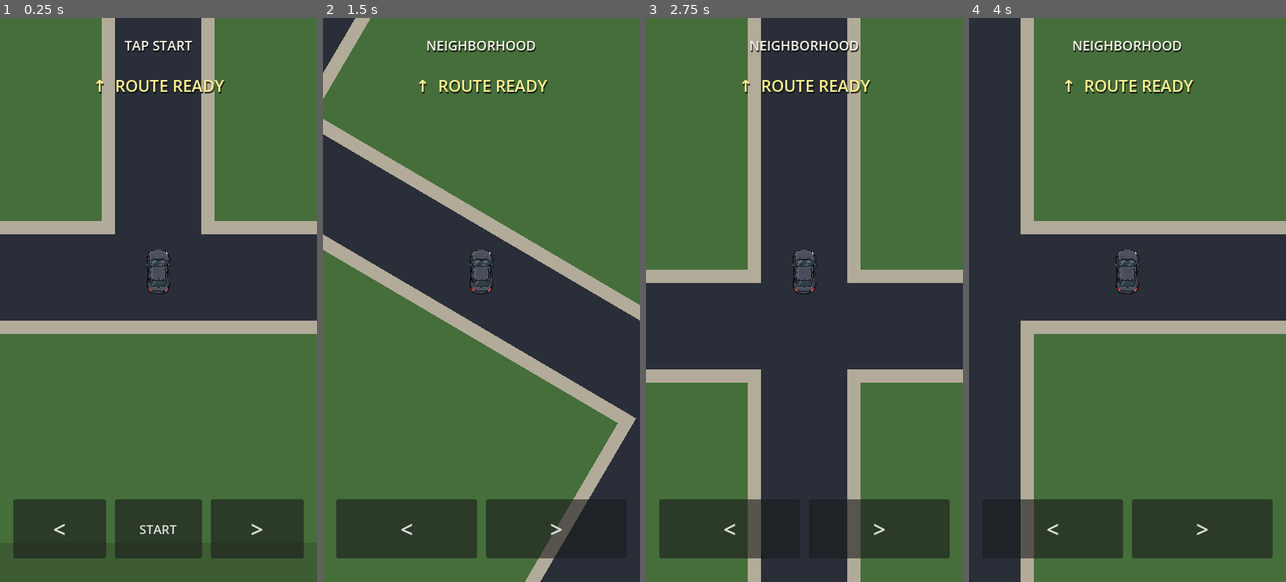
Above: before the commit, frames 1-4 (left to right).
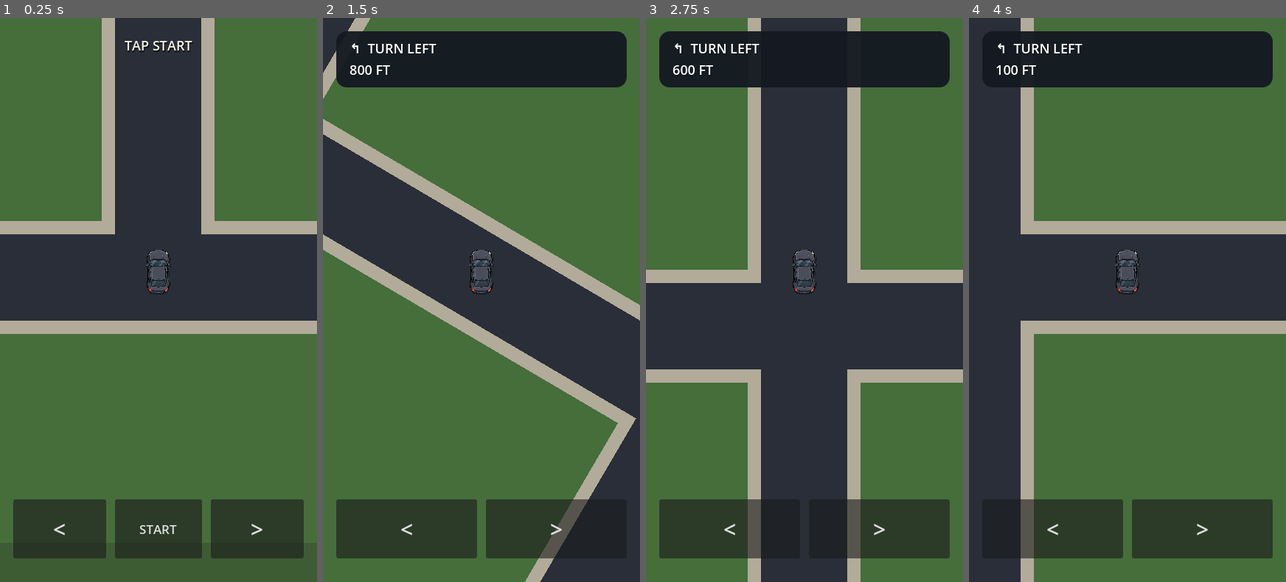
Above: after the commit, the same moments.

Repository: patrickcallahancomedy/comedian
Game: Godot game, scene res://scenes/drive/drive_module.tscn
The game is run twice, just before and just after one commit, with the same random seed, the same clock (stepped at 60 frames per second) and the same inputs.
Inputs (mouse positions are in pixels of both pictures, inside the frame that each line leads up to):
- Up to frame 1 (0.25 s): no input
- Up to frame 2 (1.5 s): click "START" at 0.5 s; tap Enter (ui_accept) at 1.25 s; move the mouse to (551, 271) at 1.27 s; hold Right from 1.28 s (still down); tap Space at 1.35 s; click (551, 271) at 1.42 s
- Up to frame 3 (2.75 s): tap Enter (ui_accept) at 1.52 s; release Right at 2 s; drag from (741, 328) to (788, 412) at 2.02 s
- Up to frame 4 (4 s): move the mouse to (1159, 175) at 2.77 s; hold Right 2.78-3.5 s; tap Space at 2.85 s; drag from (1111, 412) to (1032, 215) at 3.52 s

The runs differ from the first frame. In frame 1, 0.5% of the frame differs, in the area x 30-71%, y 10-14%; in frame 2, 9.1%, in the area x 4-96%, y 2-14%; in frame 3, 7.0%; in frame 4, 8.1%.
Error before the commit: Parse Error: Cannot infer the type of "gate_distance" variable because the value doesn't have a set type. (res://scripts/drive/drive_navigation.gd:132)

Commit message:
Fix GPS card strict typing

Diff:
--- a/godot/scripts/drive/drive_navigation.gd
+++ b/godot/scripts/drive/drive_navigation.gd
@@ -33,7 +33,7 @@
 	add_theme_constant_override("shadow_offset_y", 1)
 	add_theme_constant_override("outline_size", 0)
 
-	var panel := StyleBoxFlat.new()
+	var panel: StyleBoxFlat = StyleBoxFlat.new()
 	panel.bg_color = Color(0.08, 0.10, 0.13, 0.96)
 	panel.corner_radius_top_left = 14
 	panel.corner_radius_top_right = 14
@@ -73,7 +73,7 @@
 
 
 func _apply_card_rect(top: float) -> void:
-	var viewport_width := size.x
+	var viewport_width: float = size.x
 	if get_parent() is Control:
 		viewport_width = (get_parent() as Control).size.x
 	offset_left = CARD_SIDE_MARGIN
@@ -111,7 +111,7 @@
 	if route.is_empty():
 		return "CONTINUE STRAIGHT"
 
-	var final_direction := (
+	var final_direction: Vector2i = (
 		MAP.NEIGHBORHOOD_GATE_SIDE
 		if neighborhood
 		else Vector2i.ZERO
@@ -120,8 +120,8 @@
 
 	if not turn_info.is_empty():
 		var turn_cell: Vector2i = turn_info.get("cell", Vector2i.ZERO)
-		var turn_name := String(turn_info.get("turn", ""))
-		var distance_world := _distance_along_route_to_cell(route, turn_cell)
+		var turn_name: String = String(turn_info.get("turn", ""))
+		var distance_world: float = _distance_along_route_to_cell(route, turn_cell)
 		return "%s  TURN %s\n%s" % [
 			_turn_symbol(turn_name),
 			turn_name.to_upper(),
@@ -129,28 +129,28 @@
 		]
 
 	if neighborhood:
-		var gate_distance := drive.visual_world_position.distance_to(
+		var gate_distance: float = drive.visual_world_position.distance_to(
 			MAP.neighborhood_gate_outside_point()
 		)
 		return "↑  CONTINUE\nRAMP IN %s" % _format_distance(gate_distance)
 
-	var destination := drive._parking_stop_point()
-	var destination_distance := drive.visual_world_position.distance_to(destination)
+	var destination: Vector2 = drive._parking_stop_point()
+	var destination_distance: float = drive.visual_world_position.distance_to(destination)
 	if destination_distance <= 28.0:
 		return "P  PARK ON RIGHT\nDESTINATION"
 	return "↑  CONTINUE\nDESTINATION IN %s" % _format_distance(destination_distance)
 
 
 func _connector_one_instruction() -> String:
-	var distance_world := drive.visual_world_position.distance_to(
+	var distance_world: float = drive.visual_world_position.distance_to(
 		MAP.highway_entry_point()
 	)
 	return "↑  CONTINUE ON RAMP\nHIGHWAY IN %s" % _format_distance(distance_world)
 
 
 func _highway_instruction() -> String:
-	var exit_x := drive._highway_rect_for_lap(drive.highway_lap).end.x
-	var distance_world := maxf(0.0, exit_x - drive.visual_world_position.x)
+	var exit_x: float = drive._highway_rect_for_lap(drive.highway_lap).end.x
+	var distance_world: float = maxf(0.0, exit_x - drive.visual_world_position.x)
 
 	if drive.highway_lane < MAP.HIGHWAY_EXIT_LANE:
 		return "↱  KEEP RIGHT\nEXIT IN %s" % _format_distance(distance_world)
@@ -159,22 +159,22 @@
 
 
 func _connector_two_instruction() -> String:
-	var distance_world := drive.visual_world_position.distance_to(
+	var distance_world: float = drive.visual_world_position.distance_to(
 		drive._city_entry_point()
 	)
 	return "↑  TAKE EXIT RAMP\nCITY IN %s" % _format_distance(distance_world)
 
 
 func _format_distance(world_distance: float) -> String:
-	var feet := maxi(0, int(round(world_distance * FEET_PER_WORLD_UNIT)))
+	var feet: int = maxi(0, int(round(world_distance * FEET_PER_WORLD_UNIT)))
 	if feet <= 25:
 		return "NOW"
-	var rounded := maxi(
+	var rounded: int = maxi(
 		DISTANCE_ROUNDING_FT,
 		int(round(float(feet) / DISTANCE_ROUNDING_FT)) * DISTANCE_ROUNDING_FT
 	)
 	if rounded >= 1000:
-		var miles := float(rounded) / 5280.0
+		var miles: float = float(rounded) / 5280.0
 		if miles >= 0.2:
 			return "%.1f MI" % miles
 	return "%d FT" % rounded
@@ -220,7 +220,7 @@
 func _route_world_points(route: Array[Vector3i]) -> PackedVector2Array:
 	var points := PackedVector2Array([drive.visual_world_position])
 	for state in route:
-		var cell := Vector2i(state.x, state.y)
+		var cell: Vector2i = Vector2i(state.x, state.y)
 		var world_position: Vector2 = (
 			MAP.neighborhood_cell_center(cell)
 			if drive.road_kind == "neighborhood"
@@ -239,11 +239,11 @@
 	if points.size() < 2:
 		return 0.0
 
-	var distance := 0.0
-	var point_index := 1
+	var distance: float = 0.0
+	var point_index: int = 1
 
 	for state in route:
-		var cell := Vector2i(state.x, state.y)
+		var cell: Vector2i = Vector2i(state.x, state.y)
 		var world_position: Vector2 = (
 			MAP.neighborhood_cell_center(cell)
 			if drive.road_kind == "neighborhood"
@@ -251,7 +251,7 @@
 		)
 
 		if point_index < points.size():
-			var previous := points[point_index - 1]
+			var previous: Vector2 = points[point_index - 1]
 			if previous.distance_to(world_position) > 0.5:
 				distance += previous.distance_to(world_position)
 				point_index += 1
@@ -291,11 +291,11 @@
 	var found := false
 
 	while queue_index < queue.size():
-		var state := queue[queue_index]
+		var state: Vector3i = queue[queue_index]
 		queue_index += 1
 
-		var cell := Vector2i(state.x, state.y)
-		var state_heading := _direction_from_index(state.z)
+		var cell: Vector2i = Vector2i(state.x, state.y)
+		var state_heading: Vector2i = _direction_from_index(state.z)
 
 		if cell == goal_cell:
 			goal_state = state
@@ -303,7 +303,7 @@
 			break
 
 		for next_heading in _ordered_directions(state_heading):
-			var next_cell := cell + next_heading
+			var next_cell: Vector2i = cell + next_heading
 			if not _cell_inside(next_cell, grid_size):
 				continue
 			if (
@@ -312,7 +312,7 @@
 			):
 				continue
 
-			var next_state := Vector3i(
+			var next_state: Vector3i = Vector3i(
 				next_cell.x,
 				next_cell.y,
 				_direction_index(next_heading)
@@ -327,7 +327,7 @@
 		return []
 
 	var route: Array[Vector3i] = []
-	var cursor := goal_state
+	var cursor: Vector3i = goal_state
 	while true:
 		route.push_front(cursor)
 		if cursor == start_state:
@@ -344,13 +344,13 @@
 		return {}
 
 	for index in range(route.size() - 1):
-		var state := route[index]
-		var next_state := route[index + 1]
-		var cell := Vector2i(state.x, state.y)
-		var heading := _direction_from_index(state.z)
-		var next_cell := Vector2i(next_state.x, next_state.y)
-		var next_heading := next_cell - cell
-		var turn := _relative_turn(heading, next_heading)
+		var state: Vector3i = route[index]
+		var next_state: Vector3i = route[index + 1]
+		var cell: Vector2i = Vector2i(state.x, state.y)
+		var heading: Vector2i = _direction_from_index(state.z)
+		var next_cell: Vector2i = Vector2i(next_state.x, next_state.y)
+		var next_heading: Vector2i = next_cell - cell
+		var turn: String = _relative_turn(heading, next_heading)
 
 		if not turn.is_empty():
 			return {
@@ -360,9 +360,9 @@
 
 	if final_direction != Vector2i.ZERO:
 		var final_state: Vector3i = route.back()
-		var final_cell := Vector2i(final_state.x, final_state.y)
-		var final_heading := _direction_from_index(final_state.z)
-		var final_turn := _relative_turn(final_heading, final_direction)
+		var final_cell: Vector2i = Vector2i(final_state.x, final_state.y)
+		var final_heading: Vector2i = _direction_from_index(final_state.z)
+		var final_turn: String = _relative_turn(final_heading, final_direction)
 		if not final_turn.is_empty():
 			return {
 				"cell": final_cell,
